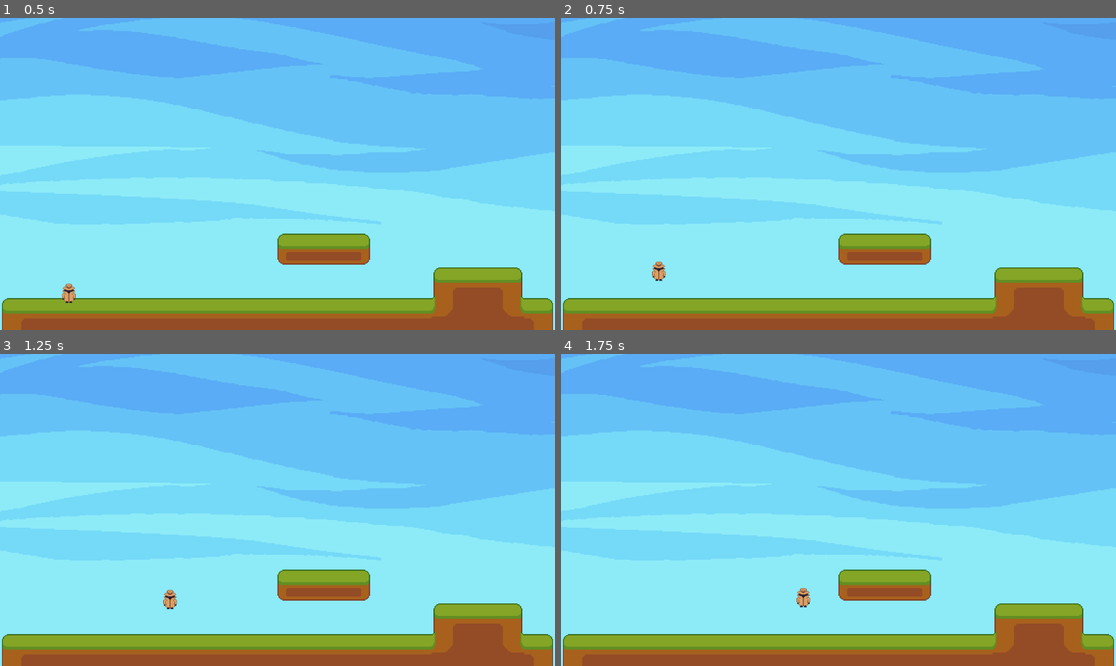
Above: before the commit, frames 1-4 (two rows, left to right).
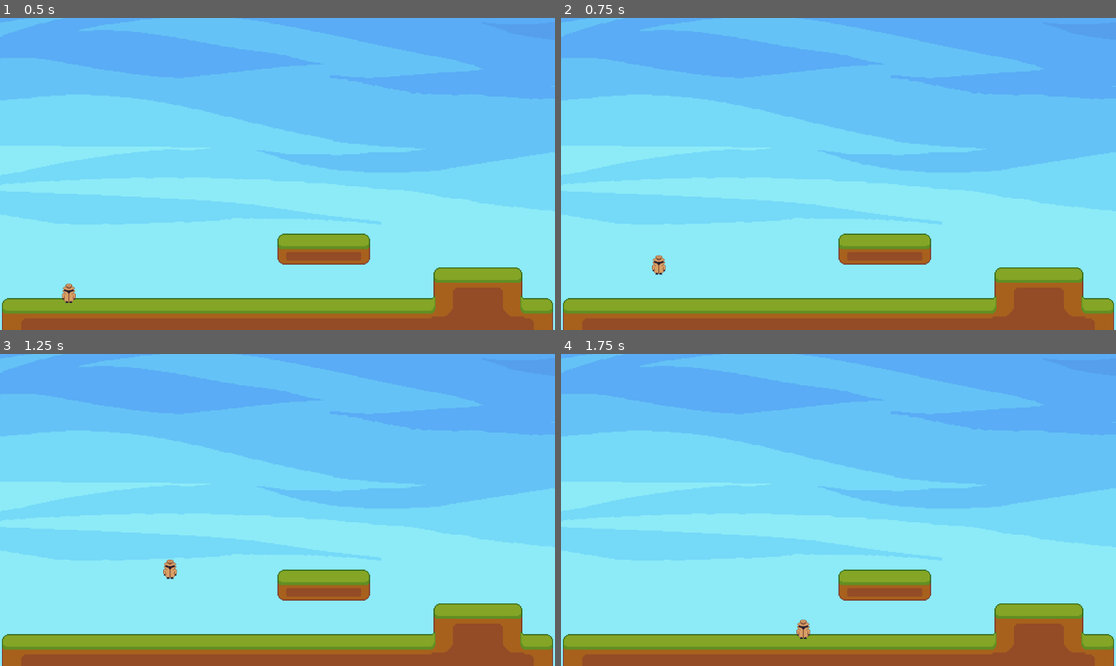
Above: after the commit, the same moments.

Repository: tjjoris/DEP_GoedWareJam
Game: Godot game, scene res://levels/_level_blueprint.tscn
Two runs of this game, one before a commit and one after it. Both use one fixed random seed, a clock stepped at 60 frames per second and the inputs below.
Inputs:
- Up to frame 1 (0.5 s): no input
- Up to frame 2 (0.75 s): hold D (right) from 0.53 s (still down); tap Space (jump) at 0.6 s
- Up to frame 3 (1.25 s): keep holding D (right); tap Space (jump) at 0.77, 1.07 s
- Up to frame 4 (1.75 s): keep holding D (right); tap Space (jump) at 1.35, 1.52 s

Frame 1 is identical in both runs. In frame 2, 0.1% of the frame differs, in the area x 16-19%, y 75-85%; in frame 3, 0.2%, in the area x 29-32%, y 65-82%; in frame 4, 0.2%.

Commit message:
added a todo in the player controller

Diff:
--- a/entity/PlayerController.gd
+++ b/entity/PlayerController.gd
@@ -1,8 +1,12 @@
 extends CharacterBody2D
 
+# todo:
+# add friction
+# add acceleration
+# add jump hight while holding space
 
-const SPEED = 300.0
-const JUMP_VELOCITY = -400.0
+@export var SPEED: float = 300.0
+@export var JUMP_VELOCITY = -500.0
 
 # Get the gravity from the project settings to be synced with RigidBody nodes.
 var gravity: int = ProjectSettings.get_setting("physics/2d/default_gravity")
--- a/levels/tilemap/_level_blueprint.tres
+++ b/levels/tilemap/_level_blueprint.tres
@@ -63,14 +63,17 @@
 4:0/0/physics_layer_0/linear_velocity = Vector2(0, 0)
 4:0/0/physics_layer_0/angular_velocity = 0.0
 4:0/0/physics_layer_0/polygon_0/points = PackedVector2Array(-16, -8, 16, -8, 16, 8, -16, 8)
+4:0/0/physics_layer_0/polygon_0/one_way = true
 5:0/0 = 0
 5:0/0/physics_layer_0/linear_velocity = Vector2(0, 0)
 5:0/0/physics_layer_0/angular_velocity = 0.0
 5:0/0/physics_layer_0/polygon_0/points = PackedVector2Array(-16, -8, 16, -8, 16, 8, -16, 8)
+5:0/0/physics_layer_0/polygon_0/one_way = true
 6:0/0 = 0
 6:0/0/physics_layer_0/linear_velocity = Vector2(0, 0)
 6:0/0/physics_layer_0/angular_velocity = 0.0
 6:0/0/physics_layer_0/polygon_0/points = PackedVector2Array(-16, -8, 16, -8, 16, 8, -16, 8)
+6:0/0/physics_layer_0/polygon_0/one_way = true
 6:1/0 = 0
 6:1/0/physics_layer_0/linear_velocity = Vector2(0, 0)
 6:1/0/physics_layer_0/angular_velocity = 0.0
